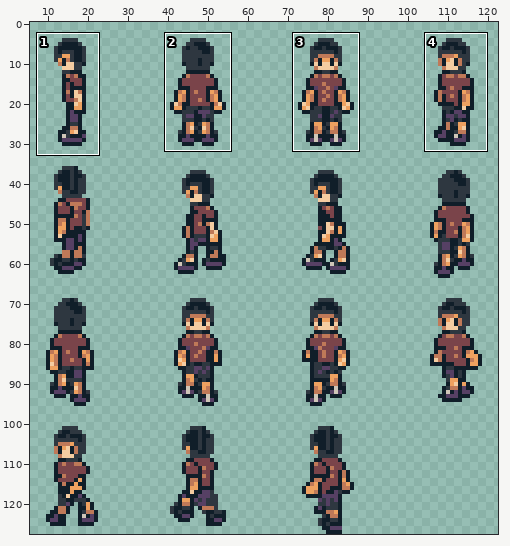
Sprite sheet: res/guy3.png. The picture above shows the old version from afar; the outline marks the close-up.
Close-up. Before the edit:
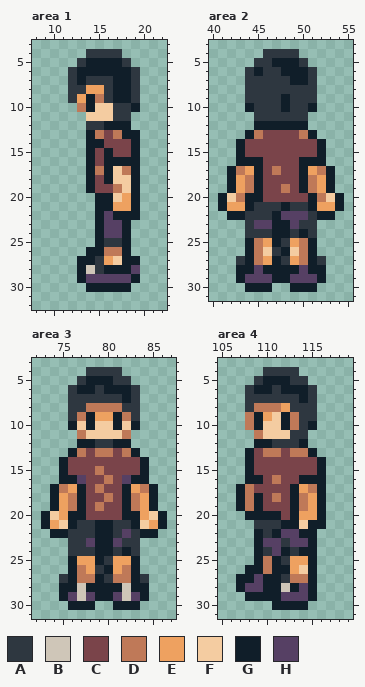
The file is 128x128 pixels. Shown: area 1: x 8..22, y 3..32; area 2: x 40..55, y 3..31; area 3: x 72..87, y 3..31; area 4: x 105..119, y 3..31. The wide view leaves out empty margins. The commit also changed other parts of the picture, which this record leaves out.
Palette (. is transparent): A #2e3740  B #cfc6b8  C #7a444a  D #bf7958  E #eea160  F #f4cca1  G #101e29  H #564064
Pixels before, area 1, first column x 12:
 4 ..AAAA..
 5 .AGGGGA.
 6 AGGGGGGA
 7 AGAAAGGA
 8 AAEEAGGA
 9 AEGDAGGA
10 .DGFFAAG
11 ..FFFAA.
12 ..AAGGG.
13 ..GDCDGG
14 ..GGCCCG
15 ..GCGCCG
16 ..GCGGGG
17 ..GDGFDG
18 ..GCGFFG
19 ..GCCDFG
20 ...GGFEG
21 ...GGEEG
22 ...GHGGG
23 ...GHHG.
24 ...GHHG.
25 ...GAAG.
26 ..GGDDG.
27 .GGAEFGG
28 .GBAGGGH
29 .GHHHHHG
30 ..GGGGG.
Pixels before, area 2, first column x 41:
 4 .....AAAA.....
 5 ....AAGGGA....
 6 ...AGAAGGGA...
 7 ...AAAAAGGA...
 8 ...AAAAAAAA...
 9 ...AAAAGAAA...
10 ...GAAAGAAG...
11 ....AAAAAA....
12 ....GGGGGG....
13 ...GDCCCCDG...
14 ..GCCCCCCCCG..
15 ..GCCCCCCCCG..
16 ..GGGCCCCGGG..
17 .GDEGCDCCGEDG.
18 .GEDGCCCCGDEG.
19 .GEDGCCDCGDEG.
20 GFDGGCCCCCGDFG
21 GEEGAAAGAAGEEG
22 .GGAAAGHHHAGG.
23 ...AHHGGHAA...
24 ...AAAGGAGA...
25 ...GDEGAEDG...
26 ...GDFAGFDG...
27 ..AGDEGAEDGA..
28 ..GGHGGGGHGG..
29 ..GHHHGGHHHG..
30 ...GGG..GGG...
Pixels before, area 3, first column x 73:
 4 .....AAAA.....
 5 ....AGGGAA....
 6 ...AGGAGGGA...
 7 ...AAAAAAGA...
 8 ...AADDDDAA...
 9 ...ADGEEGDA...
10 ...GFGFFGFG...
11 ....DFFFFD....
12 ....GGAAGG....
13 ...GDCDDCDG...
14 ..GCCCCCCCCG..
15 ..GCCCDCCCCG..
16 ..GGHCCDCHGG..
17 .GDEGCDCCGEDG.
18 .GEDGCCDCGDEG.
19 .GEDGCDCCGDEG.
20 GFEGGCCCCGGEFG
21 GEFGAAGGAAGFEG
22 .GGAAAGGAHAGG.
23 ...AAHGGHAA...
24 ...AAAGGAGA...
25 ...GEEGAEEG...
26 ...GDEAGEDG...
27 ..AGDDGADDGA..
28 ..GGBGGGGBGG..
29 ..GHBHGGHBHG..
30 ...GGG..GGG...
Pixels before, area 4, first column x 107:
 4 ...AAAA...
 5 ..AGGGAA..
 6 .AGGAGGGA.
 7 .AAAAAAGA.
 8 .ADDDEAAA.
 9 .DGEFGDAA.
10 .DGFFGDAG.
11 ..DFFFAA..
12 ..GGAAAG..
13 .GCDDCDDG.
14 .GCCCCCCCG
15 .GCCCCCCCG
16 .GGCDCCGGG
17 GDCCCCGEDG
18 GDGCDCGDEG
19 GDGCCCGDEG
20 .GGGGCGEEG
21 ..AAAGGFGG
22 ..GAGHHGG.
23 ..GHHAHHG.
24 ..GAHGAGG.
25 ..GDGAEEG.
26 .GGDGGEFG.
27 GGHGGADDG.
28 GHHGGBGHG.
29 .GGGGHHHG.
30 ....GGGG..
The same view after the edit:
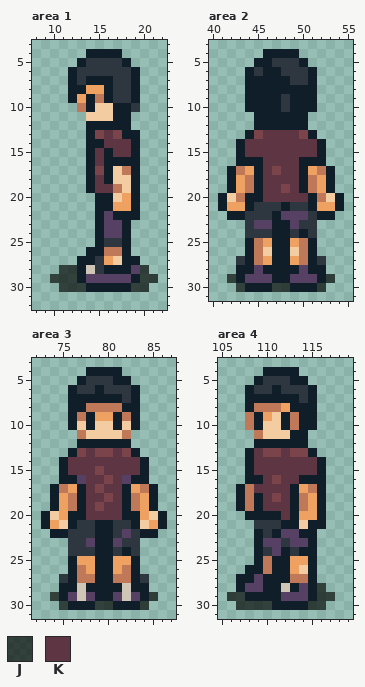
Colours new in this view: J #000000a8  K #5e3643
From old to new:
Area 1:
y 4: x 14..17 AAAA -> GGGG
y 5: x 13..18 AGGGGA -> GAAAAG
y 6: x 12..19 AGGGGGGA -> GAAAAAAG
y 7: x 12..19 AGAAAGGA -> GAGGGAAG
y 8: x 12..13 AA -> GG; x 16..19 AGGA -> GAAG
y 9: x 12 A -> G; x 16..19 AGGA -> GAAG
y 10: x 17..19 AAG -> GGA
y 11: x 17..18 AA -> GG
y 12: x 14..15 AA -> GG
y 13: x 15..17 DCD -> CKC
y 14: x 16..18 CCC -> KKK
y 15: x 15 C -> K; x 17..18 CC -> KK
y 16: x 15 C -> K
y 17: x 15 D -> C
y 18: x 15 C -> K
y 19: x 15..16 CC -> KK
y 28: x 11..12 .. -> JJ; x 20 . -> J
y 29: x 10..12 ... -> JJJ; x 20..21 .. -> JJ
y 30: x 11..13 ... -> JJJ; x 19..20 .. -> JJ
Area 2:
y 4: x 46..49 AAAA -> GGGG
y 5: x 45..50 AAGGGA -> GGAAAG
y 6: x 44..51 AGAAGGGA -> GAGGAAAG
y 7: x 44..51 AAAAAGGA -> GGGGGAAG
y 8: x 44..51 AAAAAAAA -> GGGGGGGG
y 9: x 44..51 AAAAGAAA -> GGGGAGGG
y 10: x 45..50 AAAGAA -> GGGAGG
y 11: x 45..50 AAAAAA -> GGGGGG
y 13: x 45..50 DCCCCD -> CKKKKC
y 14..15: x 44..51 CCCCCCCC -> KKKKKKKK
y 16: x 46..49 CCCC -> KKKK
y 17: x 46..49 CDCC -> KCKK
y 18: x 46..49 CCCC -> KKKK
y 19: x 46..49 CCDC -> KKCK
y 20: x 46..50 CCCCC -> KKKKK
y 25: x 48 A -> G
y 26: x 47 A -> G
y 27: x 48 A -> G
y 29: x 42 . -> J; x 53 . -> J
y 30: x 43 . -> J; x 47..48 .. -> JJ; x 52 . -> J
Area 3:
y 4: x 78..81 AAAA -> GGGG
y 5: x 77..82 AGGGAA -> GAAAGG
y 6: x 76..83 AGGAGGGA -> GAAGAAAG
y 7: x 76..83 AAAAAAGA -> GGGGGGAG
y 8: x 76..77 AA -> GG; x 82..83 AA -> GG
y 9: x 76 A -> G; x 83 A -> G
y 12: x 79..80 AA -> GG
y 13: x 77..82 DCDDCD -> CKCCKC
y 14: x 76..83 CCCCCCCC -> KKKKKKKK
y 15: x 76..83 CCCDCCCC -> KKKCKKKK
y 16: x 78..81 CCDC -> KKCK
y 17: x 78..81 CDCC -> KCKK
y 18: x 78..81 CCDC -> KKCK
y 19: x 78..81 CDCC -> KCKK
y 20: x 78..81 CCCC -> KKKK
y 25: x 80 A -> G
y 26: x 79 A -> G
y 27: x 80 A -> G
y 29: x 74 . -> J; x 85 . -> J
y 30: x 75 . -> J; x 79..80 .. -> JJ; x 84 . -> J
Area 4:
y 4: x 110..113 AAAA -> GGGG
y 5: x 109..114 AGGGAA -> GAAAGG
y 6: x 108..115 AGGAGGGA -> GAAGAAAG
y 7: x 108..115 AAAAAAGA -> GGGGGGAG
y 8: x 108 A -> G; x 113..115 AAA -> GGG
y 9: x 114..115 AA -> GG
y 10: x 114 A -> G
y 11: x 113..114 AA -> GG
y 12: x 111..113 AAA -> GGG
y 13: x 109..114 CDDCDD -> KCCKCC
y 14..15: x 109..115 CCCCCCC -> KKKKKKK
y 16: x 110..113 CDCC -> KCKK
y 17: x 109..112 CCCC -> KKKK
y 18: x 110..112 CDC -> KCK
y 19: x 110..112 CCC -> KKK
y 20: x 112 C -> K
y 25: x 112 A -> G
y 27: x 112 A -> G
y 28: x 116 . -> J
y 29: x 106..107 .. -> JJ; x 116..117 .. -> JJ
y 30: x 107..110 .... -> JJJJ; x 115..116 .. -> JJ
